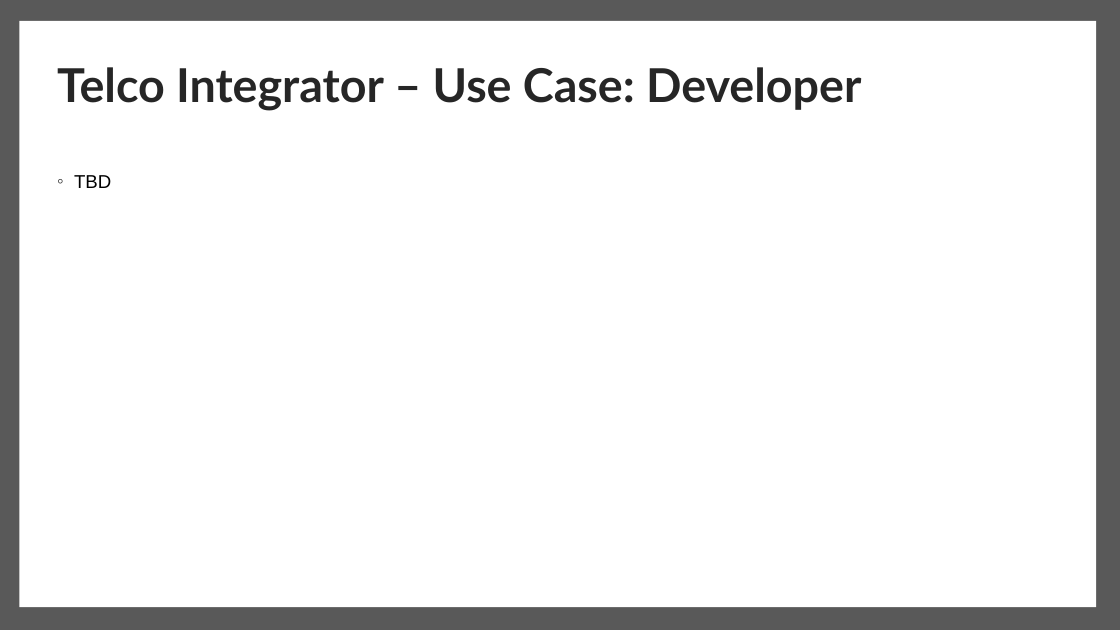
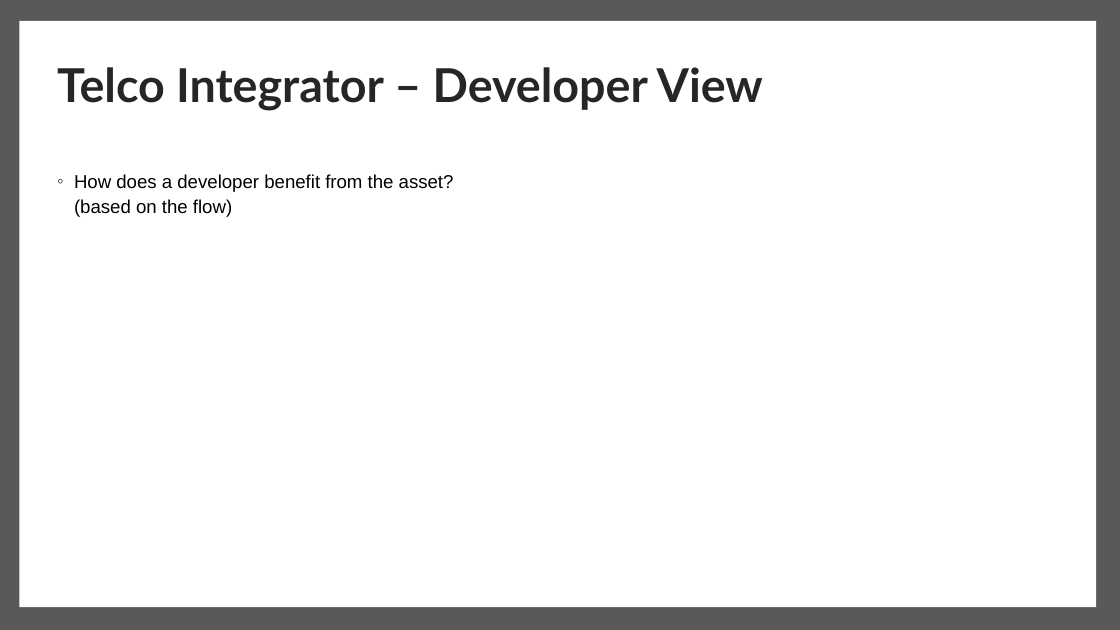
Before and after one commit to IBM/telco-integrator, a slide deck: slide 18 of Business/Telco Integrator - Business Case.pptx. Drawn at 1120x630 pixels with LibreOffice and Linux fonts; fonts in the diff are those of the drawing. Boxes give left, top, right and bottom in pixels: in the first picture for what was removed or moved away, otherwise in the second. Text is boxed around its words. In the diff, an @@ line names an element or a change of style, - is before the commit and + after.

Commit message:
Update Telco Integrator - Business Case.pptx
Updated client presentation

```diff
--- a/Business/Telco Integrator - Business Case.pptx
+++ b/Business/Telco Integrator - Business Case.pptx
@@ title at <box>57,67,763,111</box>: text changed @@
-Telco Integrator – Use Case: Developer
+Telco Integrator – Developer View
@@ text at <box>74,174,454,217</box>: text changed @@
-◦ TBD
+◦ How does a developer benefit from the asset?
+  (based on the flow)
```
Also in this commit, not shown: 2 other slides changed.
